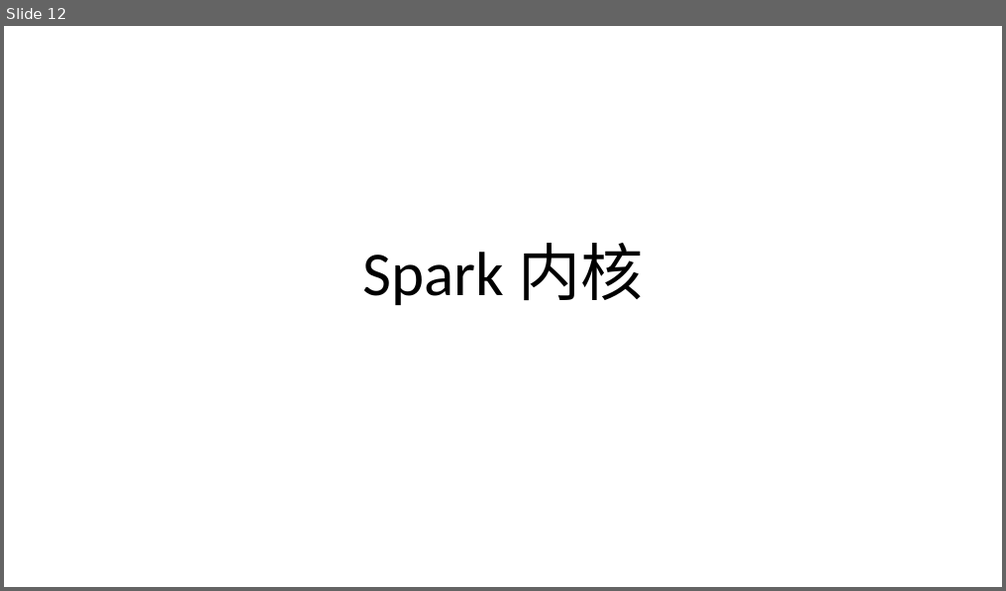
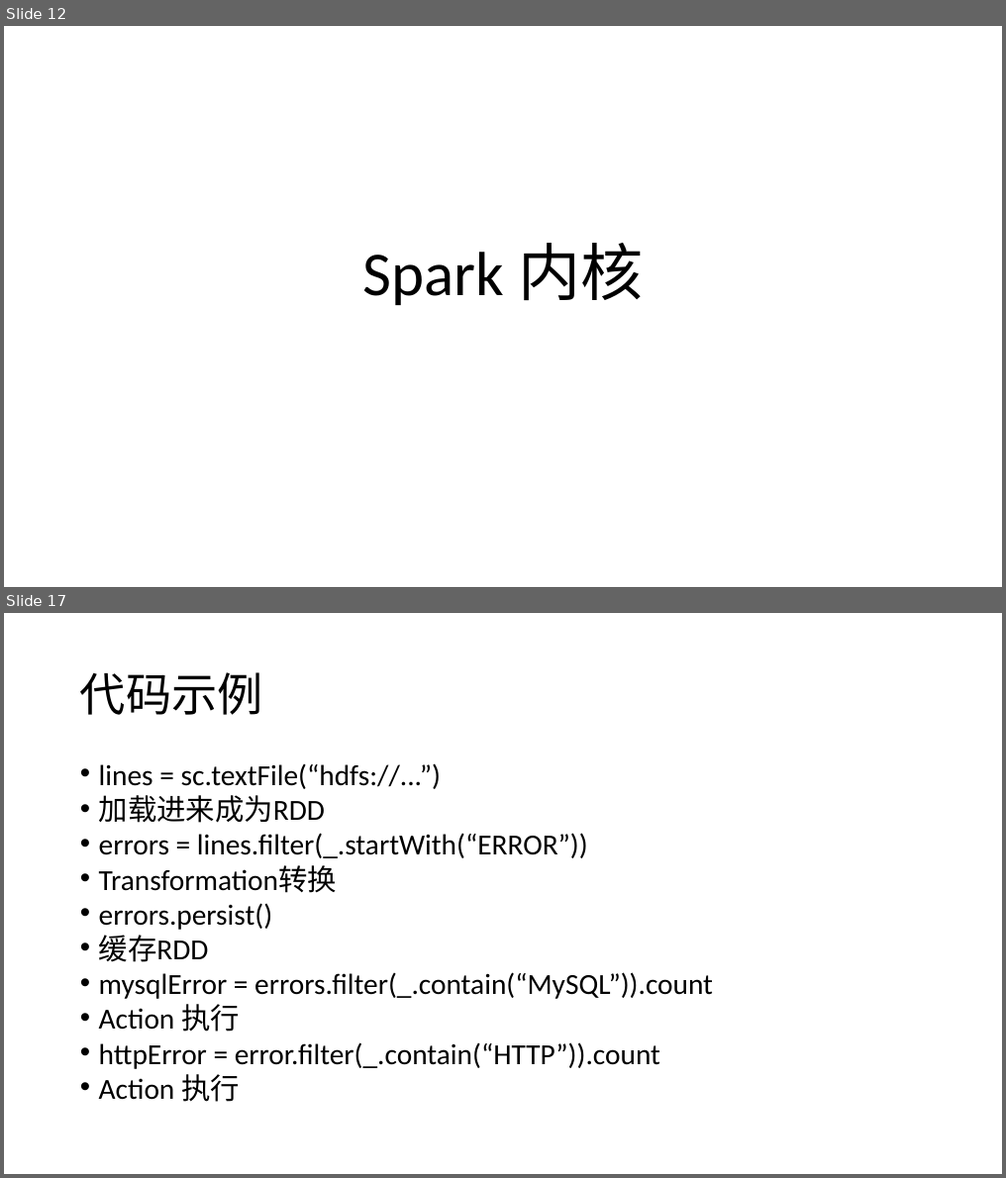
Before and after one commit to zhangpanfeng/darren-spark, a slide deck: doc/Spark.pptx. Shown one above the other, each under a label of ours: slide 12 before the commit, slides 12 and 17 after it; the slides between them are not shown. The pictures are 1006x591 and 1006x1178 pixels, drawn with LibreOffice and Linux fonts; fonts in the diff are those of the drawing. Boxes give left, top, right and bottom in pixels: in the first picture for what was removed or moved away, otherwise in the second. Text is boxed around its words. In the diff, an @@ line names an element or a change of style, - is before the commit and + after.

```diff
--- a/doc/Spark.pptx
+++ b/doc/Spark.pptx
@@ slide 17 added at (4, 613, 1002, 1174), background #FFFFFF @@
@@ title added at (80, 672, 263, 715), 44 pt, text #000000 @@
+代码示例
@@ text added at (99, 763, 713, 1102), 28 pt, text #000000 @@
+• lines = sc.textFile(“hdfs://...”)
+• 加载进来成为RDD
+• errors = lines.filter(_.startWith(“ERROR”))
+• Transformation转换
+• errors.persist()
+• 缓存RDD
+• mysqlError = errors.filter(_.contain(“MySQL”)).count
+• Action 执行
+• httpError = error.filter(_.contain(“HTTP”)).count
+• Action 执行
```
Also in this commit, not shown: 1 slide changed, 4 other slides added.
